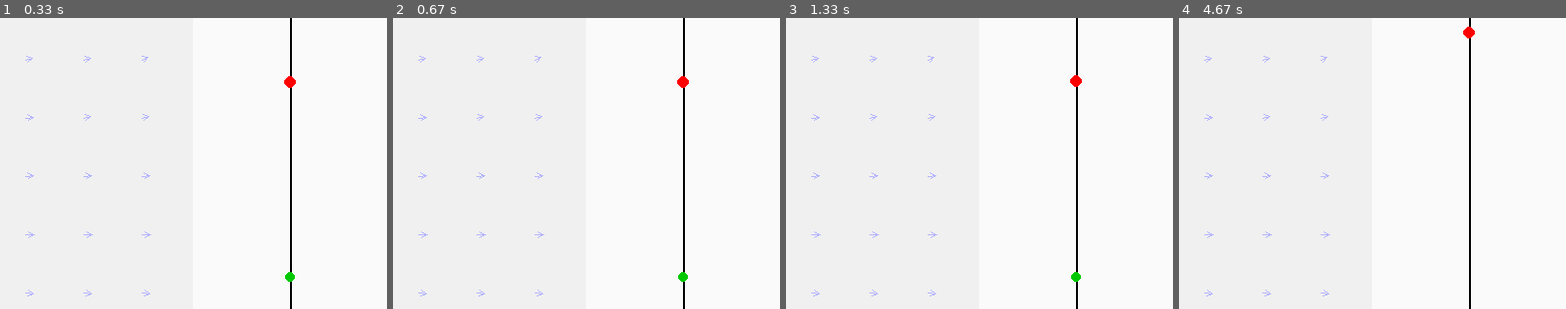
Above: before the commit, frames 1-4 (left to right).
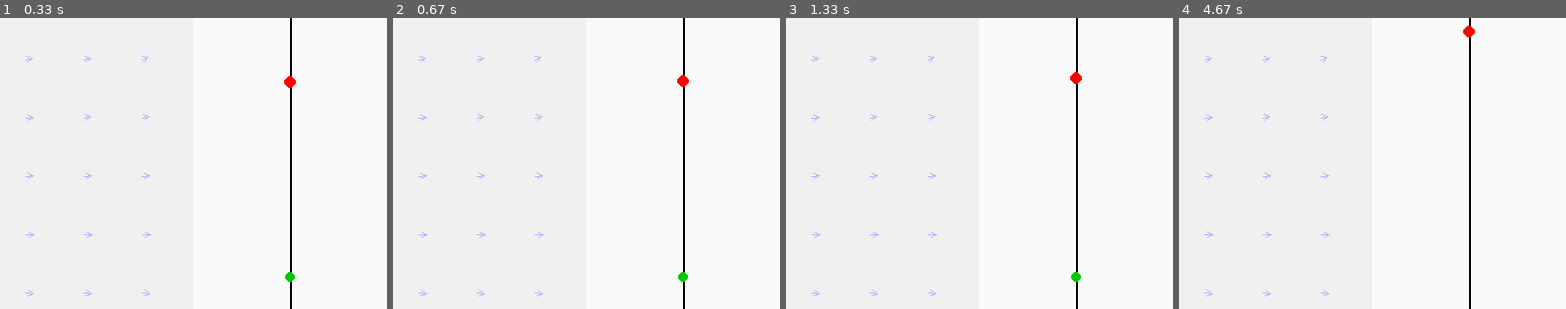
Above: after the commit, the same moments.

Repository: Project-Stratus/MachineLearning
Game: pygame game, started from ardan_temp.py
Two runs of this game, one before a commit and one after it. Both use one fixed random seed, a clock stepped at 60 frames per second and the inputs below.
Inputs:
- Up to frame 1 (0.33 s): no input
- Up to frame 2 (0.67 s): no input
- Up to frame 3 (1.33 s): no input
- Up to frame 4 (4.67 s): no input
The pictures show only the part of the screen within x 50-100%, y 12-62%; the shares and areas given below are measured in that part.

Frame 1 is identical in both runs. In frame 2, less than 0.1% of the frame differs, in the area x 73-77%, y 19-24%; in frame 3, less than 0.1%, in the area x 73-77%, y 18-24%; in frame 4, less than 0.1%.

Commit message:
About to try to parallelise

Diff:
--- a/agents/ppo.py
+++ b/agents/ppo.py
@@ -3,8 +3,24 @@
 import torch
 from stable_baselines3 import PPO
 from stable_baselines3.common.callbacks import EvalCallback, StopTrainingOnRewardThreshold, ProgressBarCallback, CallbackList
+from stable_baselines3.common.vec_env import SubprocVecEnv, DummyVecEnv, VecMonitor
+from stable_baselines3.common.monitor import Monitor
 import pygame
-from stable_baselines3.common.monitor import Monitor
+import multiprocessing as mp
+from typing import Callable
+
+os.environ.setdefault("OMP_NUM_THREADS", "1")
+os.environ.setdefault("MKL_NUM_THREADS", "1")
+torch.set_num_threads(1)
+
+"""
+Time param cheat sheet:
+- BATCH_SIZE:   Samples per SGD minibatch. How many samples the optimiser processes before one weight step.
+                Larger = smoother grad estimate, heavier CPU load. Smaller = noiser grads, more optimiser steps per update.
+- EPOCHS:       Passes over each rollout. How many times PPO re-shuffles the same chunk of data.
+                Larger = Better utilisation of each rollout, slower wall-clock per update, risk of overfitting. Smaller = Faster updates, each sample influences policy fewer times.
+- EPISODES:     Not SB3 param. Affects total_timesteps.
+"""
 
 
 ENVIRONMENT_NAME = "environments/Balloon3D-v0"
@@ -12,9 +28,10 @@
 VIDEO_PATH = "./figs/ppo_figs/performance_video"
 USE_GPU = False
 
-EPISODES = 1_000_000
-# EPISODES = 1_000
-BATCH_SIZE = 256
+# EPISODES = 1_000_000
+EPISODES = 200_000
+BATCH_SIZE = 256                  # Samples per SGD minibatch. How many samples the optimiser processes before one weight step.
+# BATCH_SIZE = 128
 EPOCHS = 10
 HIDDEN_SIZES = [[256, 256, 256], [256, 256, 256]]
 EPSILON = 0.2
@@ -23,6 +40,7 @@
 REWARD_THRESHOLD = 250
 
 DIM = 1     # 1, 2, or 3 for 1D, 2D, or 3D environments respectively.
+
 
 
 # Create and train a PPO model from scratch. Returns a dataframe containing the reward attained at each episode.
@@ -87,8 +105,9 @@
         game_over: bool = False
         while not game_over:
             action, _states = model.predict(state, deterministic=True)
+            action = env.action_space.sample()      # Uncomment to override with random actions
             next_state, reward, terminated, truncated, info = env.step(action)
-            # next_state, reward, terminated, truncated, info = env.step(env.action_space.sample())
+            print(f"Action: {action}, Reward: {reward}")
             state = next_state
             game_over = terminated or truncated
 
--- a/environments/envs/balloon_3d_env.py
+++ b/environments/envs/balloon_3d_env.py
@@ -22,9 +22,9 @@
 =========
 Discrete action space with three actions:
 
-+ 0: Inflate balloon (increase volume).
-+ 1: Deflate balloon (decrease volume).
-+ 2: Do nothing (no volume change).
++ 1: Inflate balloon (increase volume).
+  0: Do nothing (no volume change).
+- 1: Deflate balloon (decrease volume).
 
 =========
 Observation space
@@ -61,7 +61,6 @@
 =========
 Tunable constants are in DEFAULTS dict, pass `config` argument
 to override any of them without sub-classing.
-
 """
 from __future__ import annotations
 
@@ -82,9 +81,9 @@
 
 
 class Actions(Enum):
-    inflate = 0
-    deflate = 1
-    nothing = 2
+    inflate = 1
+    deflate = -1
+    # nothing = 0
 
 
 class Balloon3DEnv(gym.Env):
@@ -317,7 +316,10 @@
         observation = self._get_obs()
         info = self._get_info()
 
-        self.prev_action = Actions.nothing.value  # no action on reset
+        try:
+            self.prev_action = Actions.nothing.value  # no action on reset
+        except AttributeError:
+            self.prev_action = Actions.deflate.value  # first action is deflate
 
         if self.render_mode == "human":
             self._ensure_renderer()
@@ -361,7 +363,7 @@
 
         # --- reward & termination -----------------------------------------
         self._time += 1
-        alt = self._balloon.pos[-1]
+        # alt = self._balloon.pos[-1]
         # terminated = (self.dim == 3 and alt <= 0.0)  # crash to ground
         if (self.dim in (1, 3)) and self._balloon.pos[-1] <= 0.0:
             terminated = True
Binary file changed: models/ppo_model/evaluations.npz
Not shown, changed: models/ppo_model/best_model.zip
Not shown, changed: models/ppo_model/ppo.zip
